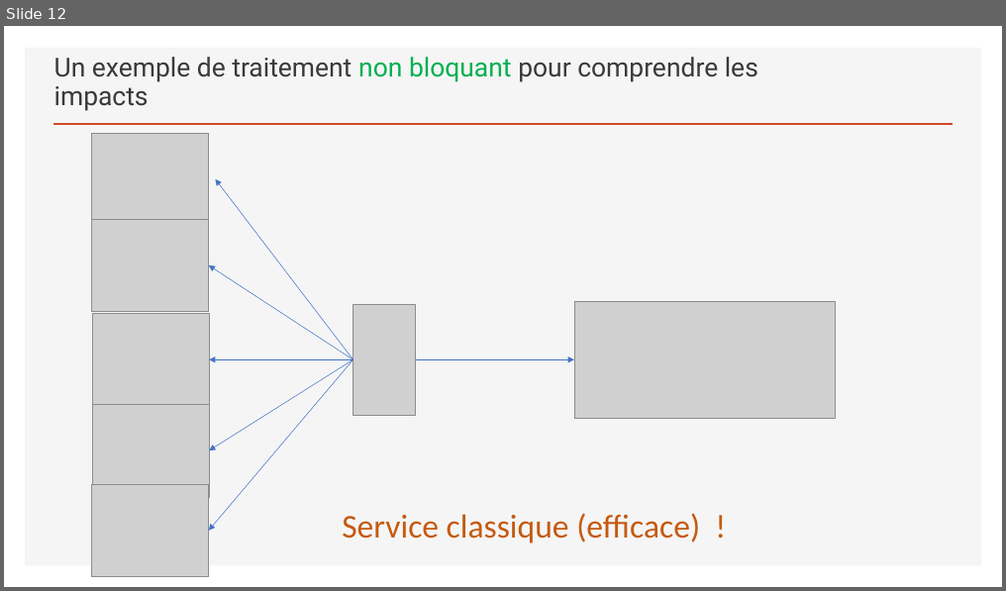
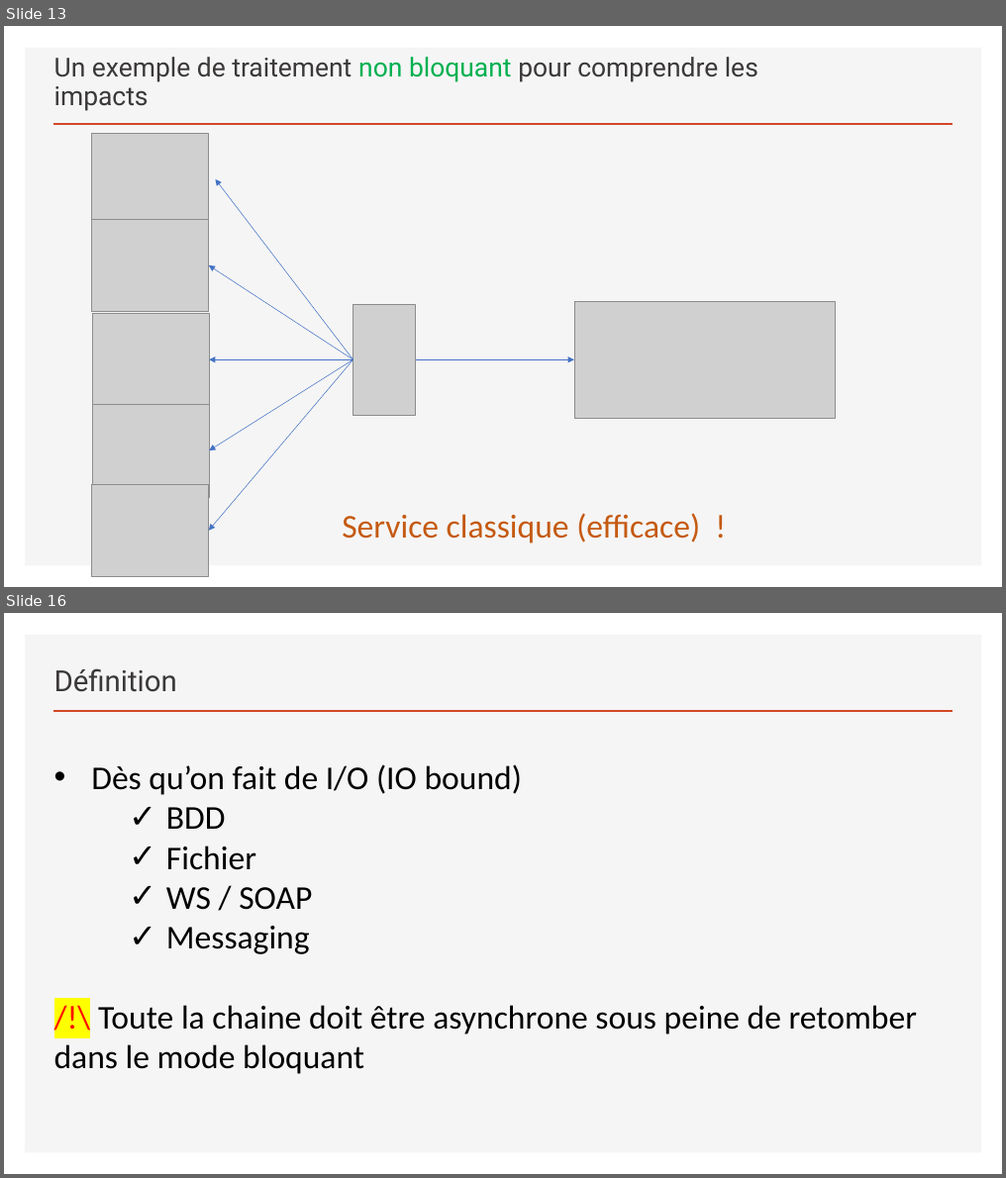
Before and after one commit to sebzuki/webflux-vs-web, a slide deck: REACTIVE.pptx. Shown one above the other, each under a label of ours: slide 12 before the commit, slides 13 and 16 after it; the slides between them are not shown. The pictures are 1006x591 and 1006x1178 pixels, drawn with LibreOffice and Linux fonts; fonts in the diff are those of the drawing; grey boxes stand for pictures. Boxes give left, top, right and bottom in pixels: in the first picture for what was removed or moved away, otherwise in the second. Text is boxed around its words. In the diff, an @@ line names an element or a change of style, - is before the commit and + after.

```diff
--- a/REACTIVE.pptx
+++ b/REACTIVE.pptx
@@ slide 16 added at <box>4,613,1002,1174</box>, background #FFFFFF; not listed: 2 template elements that a slide beside it also shows @@
@@ title added at <box>54,668,177,692</box>, 28 pt, text #3B3838 @@
+Définition
@@ text added at <box>54,764,917,1074</box>, 32 pt, text #000000 @@
+• Dès qu’on fait de I/O (IO bound)
+    ✓ BDD
+    ✓ Fichier
+    ✓ WS / SOAP
+    ✓ Messaging
+/!\ Toute la chaine doit être asynchrone sous peine de retomber dans le mode bloquant
@@ what was slide 12 is now slide 13 @@
```
Also in this commit, not shown: 7 slides changed, 32 other slides added, 11 slides removed, 33 other files.
